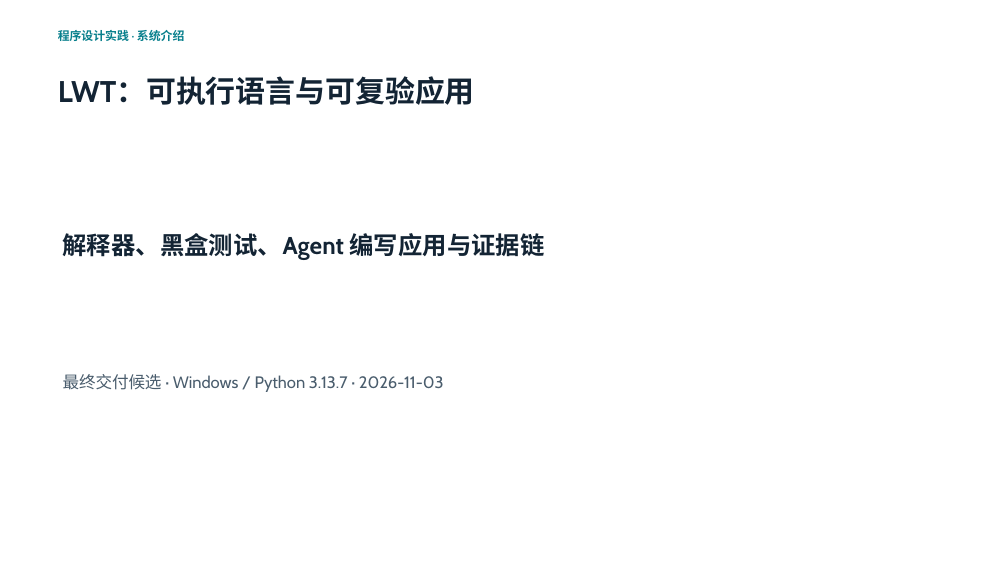
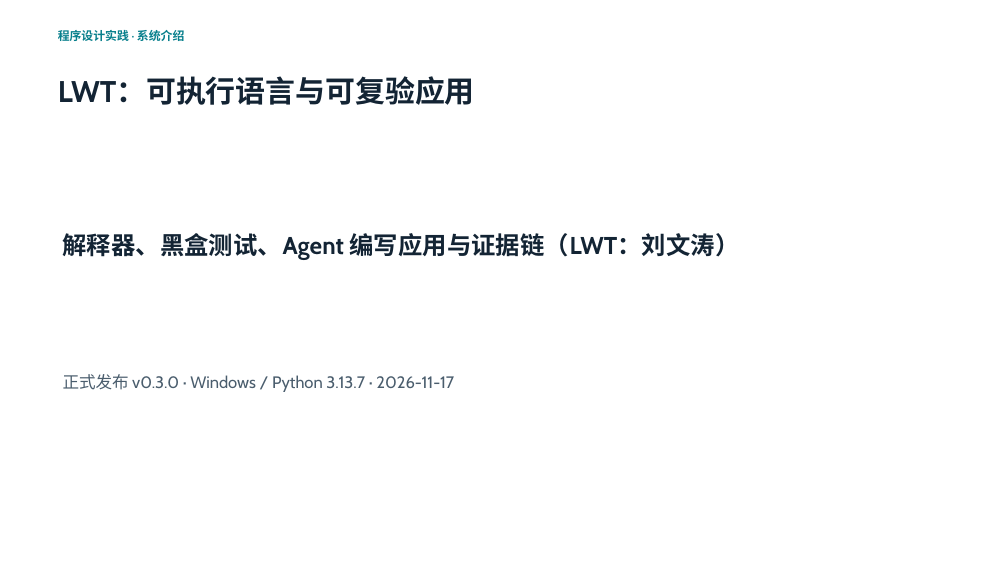
Before and after one commit to 05T1925/Interpreted-general-purpose-scripting-language-LWT, a slide deck: slide 1 of slides/LWT介绍.pptx. Drawn at 1008x567 pixels with LibreOffice and Linux fonts; fonts in the diff are those of the drawing. Boxes give left, top, right and bottom in pixels: in the first picture for what was removed or moved away, otherwise in the second. Text is boxed around its words. In the diff, an @@ line names an element or a change of style, - is before the commit and + after.

```diff
--- a/slides/LWT介绍.pptx
+++ b/slides/LWT介绍.pptx
@@ text at bbox=[63, 233, 740, 260]: text changed @@
-解释器、黑盒测试、Agent 编写应用与证据链
+解释器、黑盒测试、Agent 编写应用与证据链（LWT：刘文涛）
@@ text at bbox=[63, 374, 454, 392]: text changed @@
-最终交付候选 · Windows / Python 3.13.7 · 2026-11-03
+正式发布 v0.3.0 · Windows / Python 3.13.7 · 2026-11-17
```
Also in this commit, not shown: 6 other slides changed, 12 other files.
